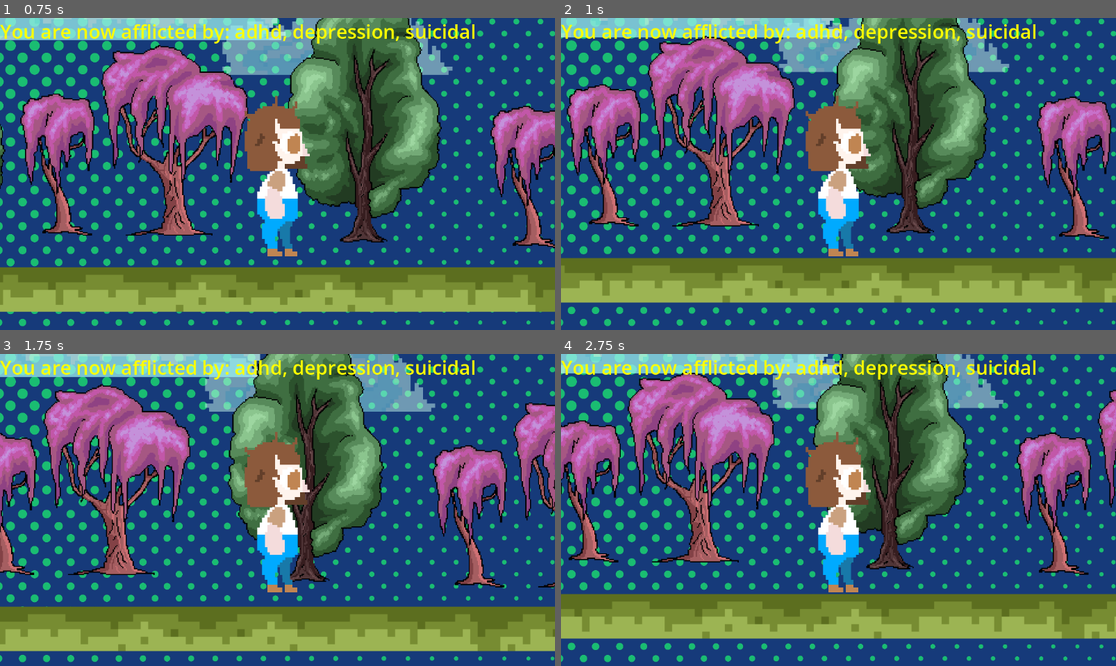
Above: before the commit, frames 1-4 (two rows, left to right).
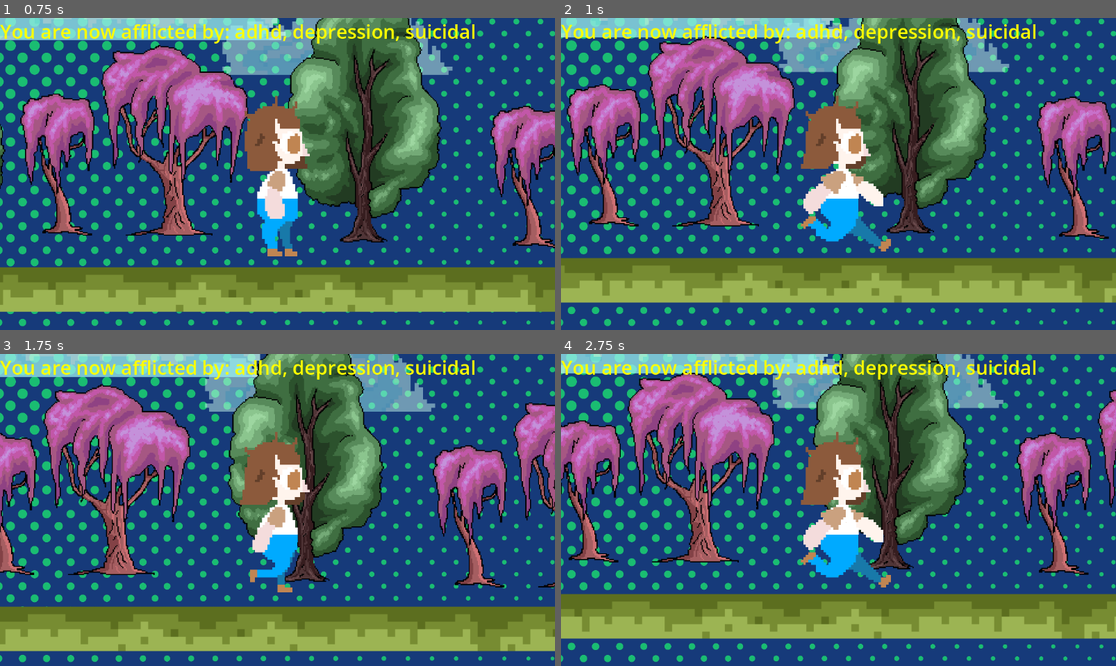
Above: after the commit, the same moments.

Repository: j-karls/jamboys
Game: Godot game, scene res://nodes/base_node.tscn
Two runs of this game, one before a commit and one after it. Both use one fixed random seed, a clock stepped at 60 frames per second and the inputs below.
Inputs:
- Up to frame 1 (0.75 s): tap Enter (ui_accept) at 0.5 s; hold Right (ui_right) from 0.53 s (still down)
- Up to frame 2 (1 s): keep holding Right (ui_right); tap Enter (ui_accept) at 0.77 s
- Up to frame 3 (1.75 s): keep holding Right (ui_right); tap Enter (ui_accept) at 1.52 s
- Up to frame 4 (2.75 s): release Right (ui_right) at 2.03 s; hold Left (ui_left) from 2.03 s (still down)

Frame 1 is identical in both runs. In frame 2, 2.0% of the frame differs, in the area x 43-60%, y 42-77%; in frame 3, 1.0%; in frame 4, 2.0%.

Commit message:
Fixed animation

Diff:
--- a/nodes/assets/animated_sprite_2d.gd
+++ b/nodes/assets/animated_sprite_2d.gd
@@ -1,6 +1,4 @@
 extends AnimatedSprite2D
-
-@onready var _animated_sprite = $AnimatedSprite2D
 
 # Called when the node enters the scene tree for the first time.
 func _ready() -> void:
@@ -8,11 +6,8 @@
 
 func _process(_delta: float) -> void:
 	if Input.is_action_pressed("ui_right"):
-		print("walk")
-		# _animated_sprite.play("walk")
+		self.play("walk")
 	elif Input.is_action_pressed("ui_left"):
-		print("walk")
-		# _animated_sprite.play("walk")
+		self.play("walk")
 	else:
-		print("stop")
-		# _animated_sprite.stop()
+		self.stop()
--- a/nodes/canvas_layer_ui_manager.gd
+++ b/nodes/canvas_layer_ui_manager.gd
@@ -12,9 +12,6 @@
 
 # This function triggers automatically whenever the signal is emitted
 func _on_buffs_applied(active_buffs: Array[Buff]) -> void:
-	for i in range(100):
-		print("buff applied")
-
 	var buff_names: Array[String] = []
 	for buff in active_buffs:
 		buff_names.append(buff.buff_name)
--- a/stats_manager.gd
+++ b/stats_manager.gd
@@ -23,7 +23,6 @@
 	pool.shuffle()
 
 	for i in range(min(count, pool.size())):
-		print("APPEND")
 		active_buffs.append(pool.pop_back())
 		print(active_buffs)
 
Not shown, added: assets/sounds/ahahhhaah.mp3.import
Not shown, added: assets/sounds/bababauuuuuuh.mp3.import
Not shown, added: assets/sounds/brrrr.mp3.import
Not shown, added: assets/sounds/gn1.mp3.import
Not shown, added: assets/sounds/gn2.mp3.import
Not shown, added: assets/sounds/gn3.mp3.import
Not shown, added: assets/sounds/gn4.mp3.import
Not shown, added: assets/sounds/poolet.mp3.import
Not shown, added: assets/sounds/sqik.mp3.import
